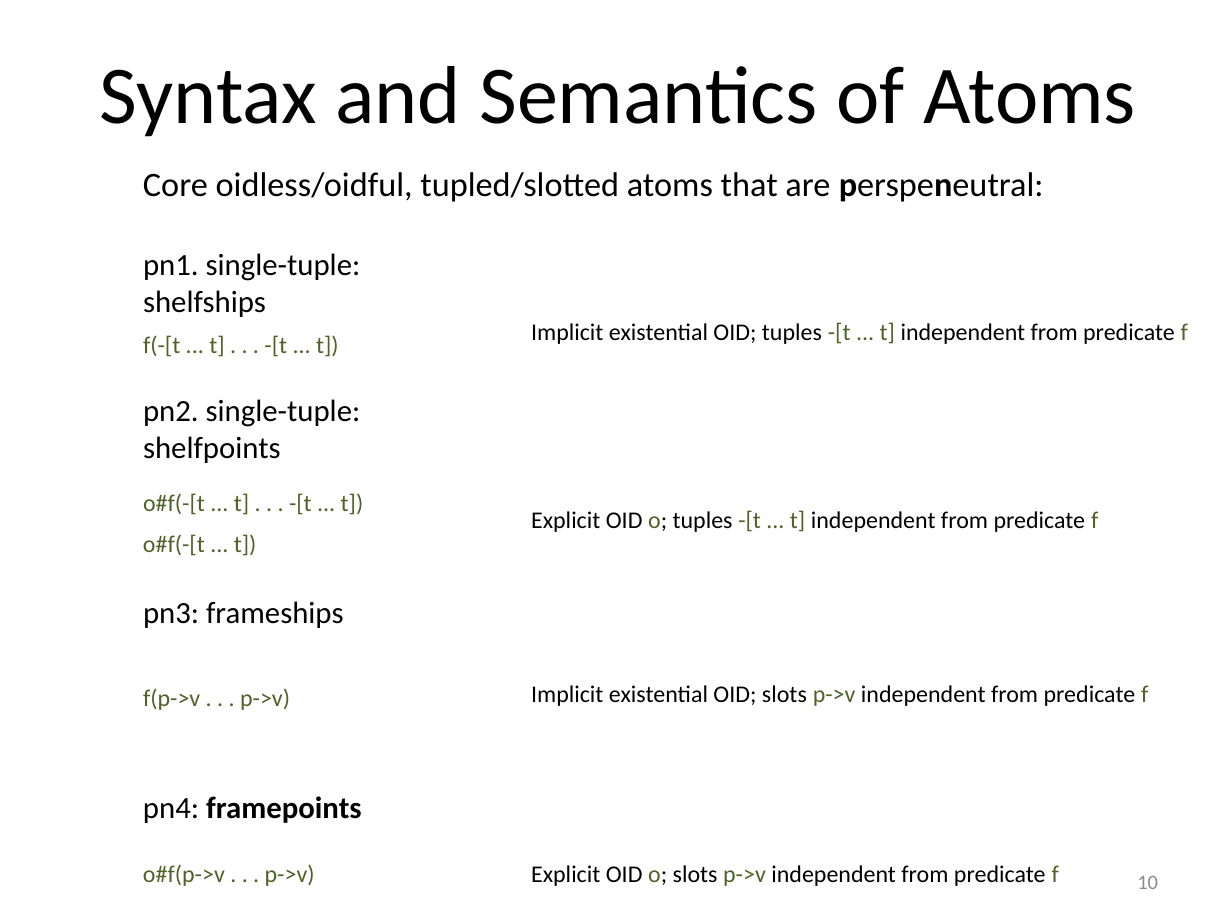
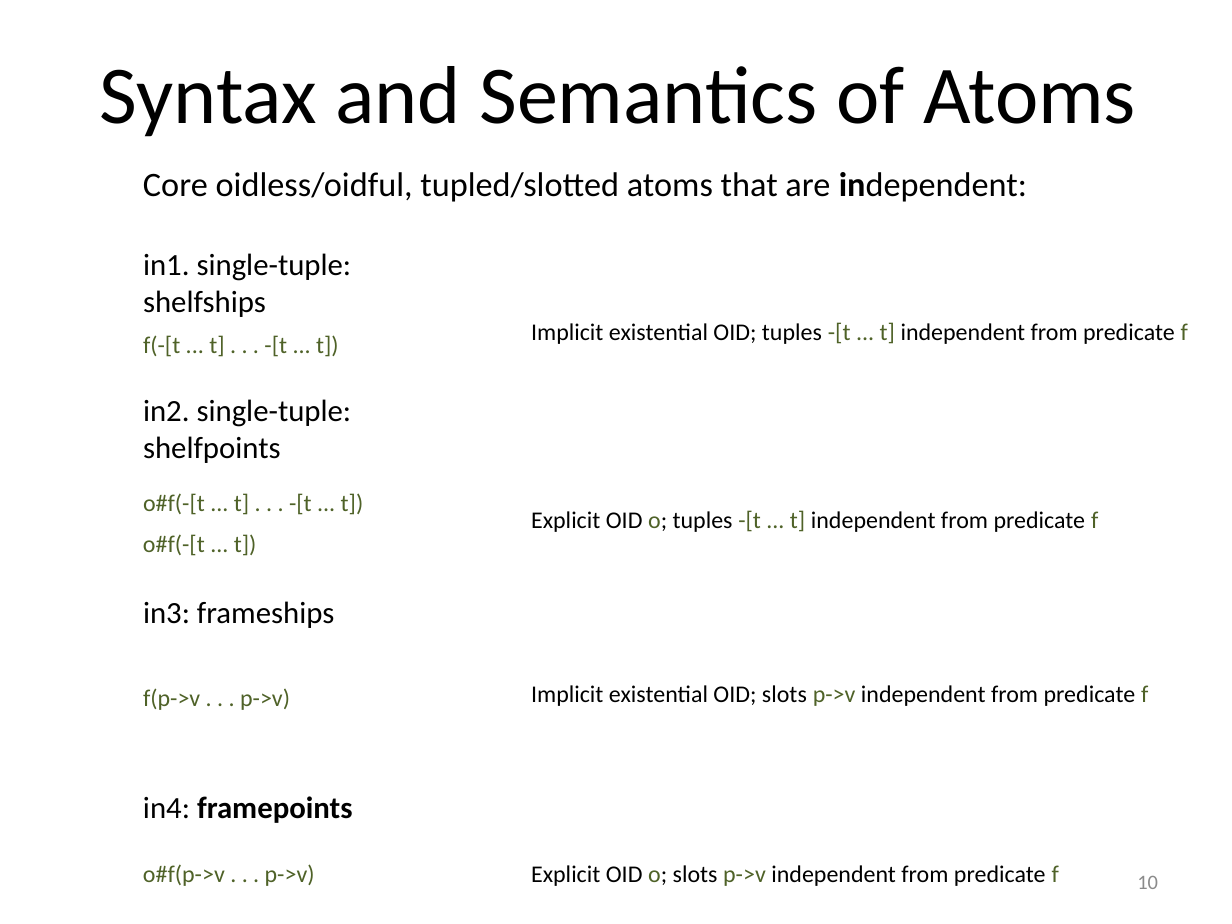
Before and after one commit to RuleML/ruleml-website, a slide deck: slide 10 of talks/PSOAMetamodelGrailogWedding.pptx. Drawn at 1232x924 pixels with LibreOffice and Linux fonts; fonts in the diff are those of the drawing. Boxes give left, top, right and bottom in pixels: in the first picture for what was removed or moved away, otherwise in the second. Text is boxed around its words. In the diff, an @@ line names an element or a change of style, - is before the commit and + after.

```diff
--- a/talks/PSOAMetamodelGrailogWedding.pptx
+++ b/talks/PSOAMetamodelGrailogWedding.pptx
@@ text at [143, 172, 1027, 202]: text changed @@
-Core oidless/oidful, tupled/slotted atoms that are perspeneutral:
+Core oidless/oidful, tupled/slotted atoms that are independent:
@@ text at [143, 253, 352, 281]: text changed @@
-pn1. single-tuple:
+in1. single-tuple:
@@ text at [143, 399, 352, 427]: text changed @@
-pn2. single-tuple:
+in2. single-tuple:
@@ text at [143, 601, 334, 628]: text changed @@
-pn3: frameships
+in3: frameships
@@ text at [143, 796, 352, 823]: text changed @@
-pn4: framepoints
+in4: framepoints
```
Also in this commit, not shown: 15 other slides changed, 1 other file.
